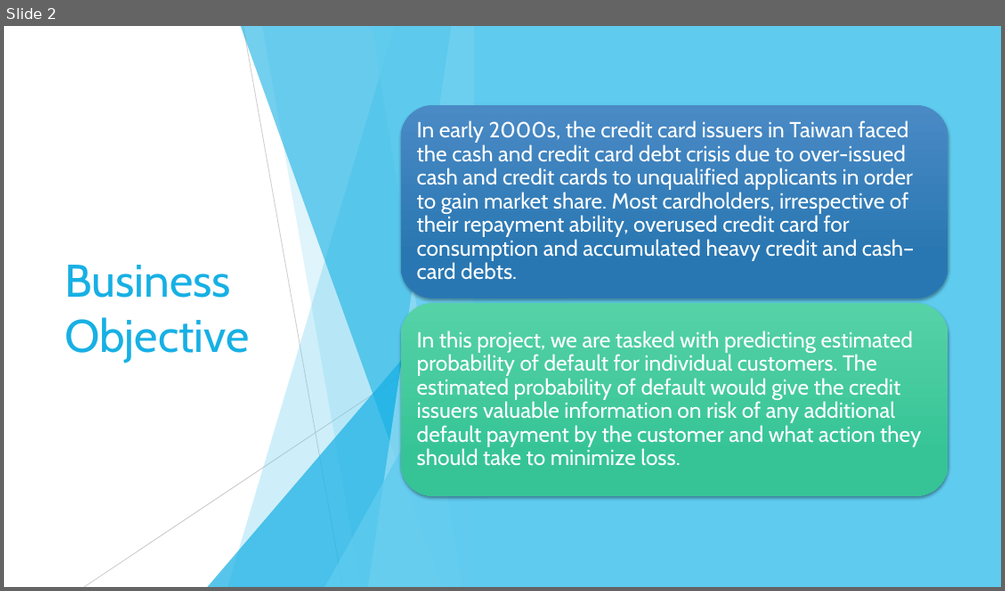
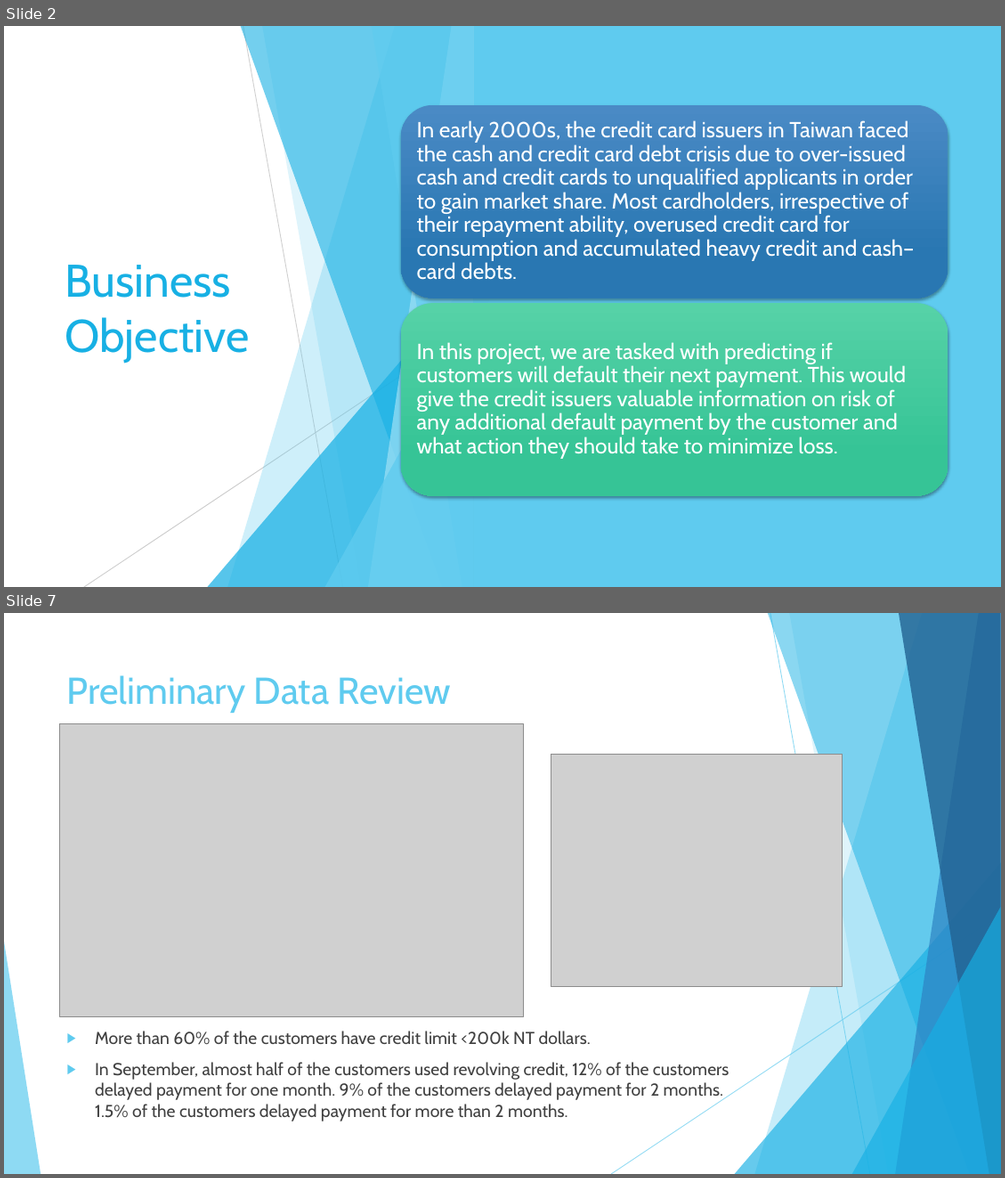
Before and after one commit to mianhuang/DataAnalytics-Python-Code, a slide deck: C5T1_CreditOne_Framework.pptx. Shown one above the other, each under a label of ours: slide 2 before the commit, slides 2 and 7 after it; the slides between them are not shown. The pictures are 1005x591 and 1005x1178 pixels, drawn with LibreOffice and Linux fonts; fonts in the diff are those of the drawing; grey boxes stand for pictures. Boxes give left, top, right and bottom in pixels: in the first picture for what was removed or moved away, otherwise in the second. Text is boxed around its words. In the diff, an @@ line names an element or a change of style, - is before the commit and + after.

```diff
--- a/C5T1_CreditOne_Framework.pptx
+++ b/C5T1_CreditOne_Framework.pptx
@@ slide 7 added at [4,613,1001,1174], background #FFFFFF; not listed: 10 template elements that a slide beside it also shows @@
@@ title added at [67,675,451,713], 36 pt, text #5FCBEF @@
+Preliminary Data Review
@@ picture added at [59,723,524,1016] @@
@@ picture added at [551,754,842,986] @@
@@ text added at [95,1030,729,1121], 16.6 pt, text #404040 @@
+▶ More than 60% of the customers have credit limit <200k NT dollars.
+▶ In September, almost half of the customers used revolving credit, 12% of the customers delayed payment for one month. 9% of the customers delayed payment for 2 months. 1.5% of the customers delayed payment for more than 2 months.
@@ slide 2 changed as well @@
@@ text at [417,342,906,459]: text changed @@
-In this project, we are tasked with predicting estimated probability of default for individual customers. The estimated probability of default would give the credit issuers valuable information on risk of any additional default payment by the customer and what action they should take to minimize loss.
+In this project, we are tasked with predicting if customers will default their next payment. This would give the credit issuers valuable information on risk of any additional default payment by the customer and what action they should take to minimize loss.
```
Also in this commit, not shown: 3 other slides changed, 4 other slides added.
